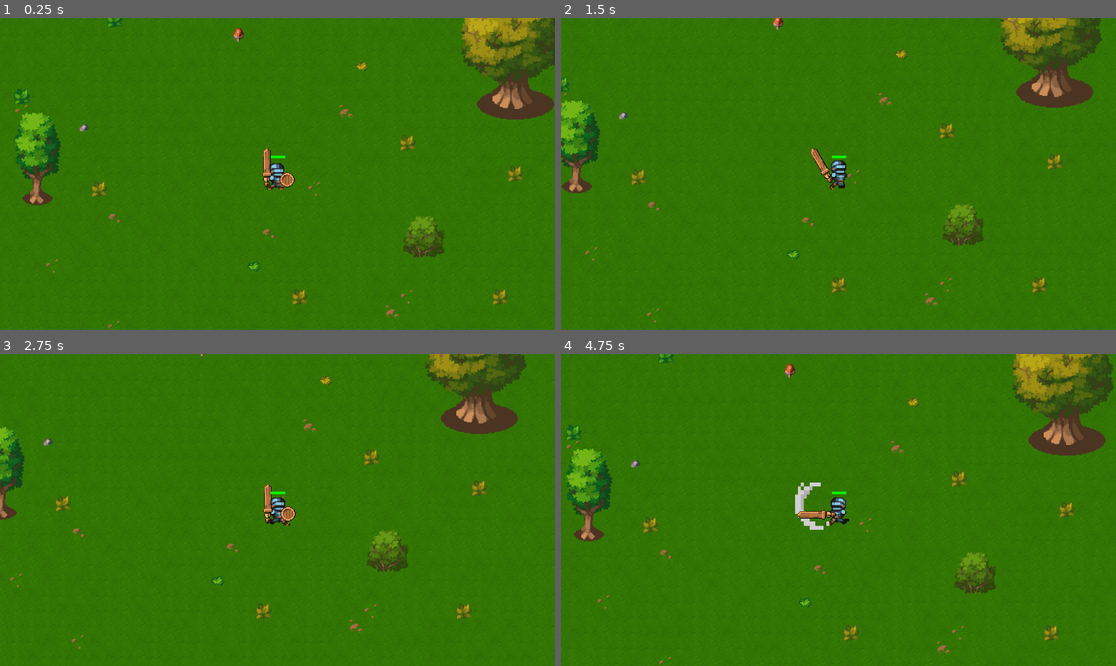
Above: before the commit, frames 1-4 (two rows, left to right).
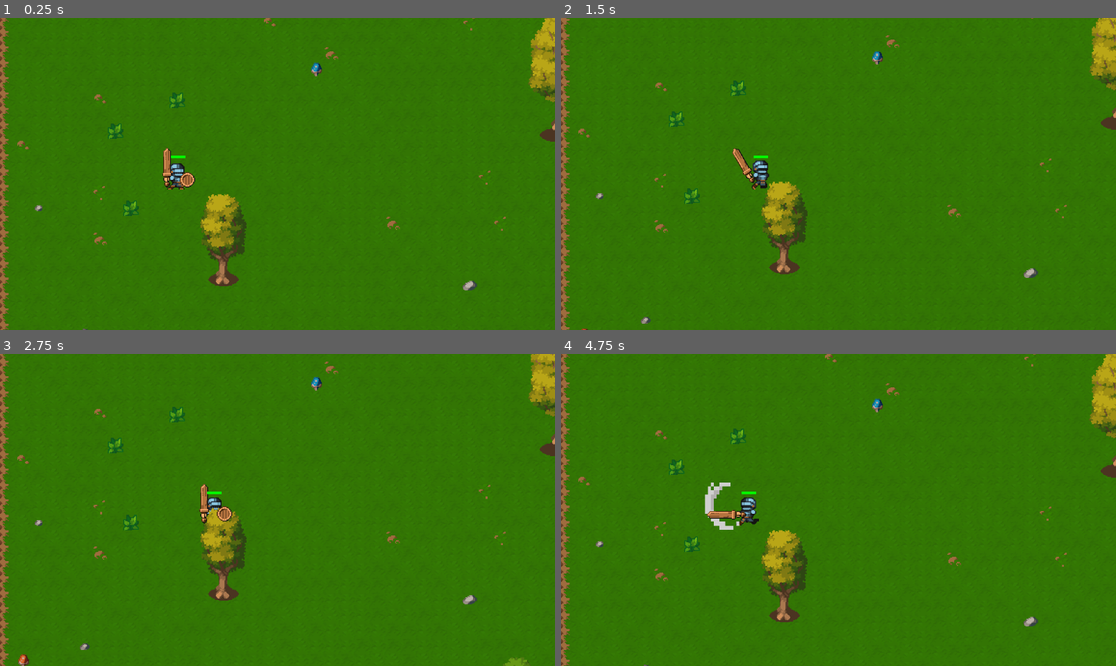
Above: after the commit, the same moments.

Repository: danielrc14/godot-web-game
Game: Godot game, scene res://scenes/main.tscn
The game is run twice, just before and just after one commit, with the same random seed, the same clock (stepped at 60 frames per second) and the same inputs.
Inputs (mouse positions are in pixels of both pictures, inside the frame that each line leads up to):
- Up to frame 1 (0.25 s): no input
- Up to frame 2 (1.5 s): move the mouse to (960, 158) at 0.52 s; hold D (move_right) 0.53-1.28 s; click (960, 158) at 0.6 s; move the mouse to (727, 189) at 1.27 s; hold S (move_down) from 1.28 s (still down); click (727, 189) at 1.35 s
- Up to frame 3 (2.75 s): move the mouse to (333, 441) at 2.02 s; release S (move_down) at 2.03 s; hold D (move_right) from 2.03 s (still down); click (333, 441) at 2.1 s
- Up to frame 4 (4.75 s): move the mouse to (810, 572) at 2.77 s; release D (move_right) at 2.78 s; hold W (move_up) 2.78-3.53 s; click (810, 572) at 2.85 s; move the mouse to (1005, 556) at 3.52 s; hold A (move_left) from 3.53 s (still down); click (1005, 556) at 3.6 s; move the mouse to (672, 463) at 4.27 s; click (672, 463) at 4.35 s

The runs differ from the first frame. In frame 1, 12% of the frame differs, in the area x 0-100%, y 0-100%; in frame 2, 11%; in frame 3, 9.9%; in frame 4, 13%.

Commit message:
add: synchronize players and movement

Diff:
--- /dev/null
+++ b/resources/sprite_frames/enemies/regular_skeleton.tres
@@ -0,0 +1,169 @@
+[gd_resource type="SpriteFrames" load_steps=22 format=3 uid="uid://rhp4ihvlqsdb"]
+
+[ext_resource type="Texture2D" uid="uid://bkwlnk8hnc7l2" path="res://textures/Enemy/Skeleton Crew/Skeleton - Base/Death/Death-Sheet.png" id="1_21m8o"]
+[ext_resource type="Texture2D" uid="uid://onme7bixhll0" path="res://textures/Enemy/Skeleton Crew/Skeleton - Base/Idle/Idle-Sheet.png" id="2_msisx"]
+[ext_resource type="Texture2D" uid="uid://cpco757tsbs14" path="res://textures/Enemy/Skeleton Crew/Skeleton - Base/Run/Run-Sheet.png" id="3_uky6c"]
+
+[sub_resource type="AtlasTexture" id="AtlasTexture_vk5bo"]
+atlas = ExtResource("1_21m8o")
+region = Rect2(0, 32, 96, 32)
+
+[sub_resource type="AtlasTexture" id="AtlasTexture_3mgv1"]
+atlas = ExtResource("1_21m8o")
+region = Rect2(96, 32, 96, 32)
+
+[sub_resource type="AtlasTexture" id="AtlasTexture_sdk7l"]
+atlas = ExtResource("1_21m8o")
+region = Rect2(192, 32, 96, 32)
+
+[sub_resource type="AtlasTexture" id="AtlasTexture_vtmi0"]
+atlas = ExtResource("1_21m8o")
+region = Rect2(288, 32, 96, 32)
+
+[sub_resource type="AtlasTexture" id="AtlasTexture_higek"]
+atlas = ExtResource("1_21m8o")
+region = Rect2(384, 32, 96, 32)
+
+[sub_resource type="AtlasTexture" id="AtlasTexture_7ighu"]
+atlas = ExtResource("1_21m8o")
+region = Rect2(480, 32, 96, 32)
+
+[sub_resource type="AtlasTexture" id="AtlasTexture_cm1nh"]
+atlas = ExtResource("1_21m8o")
+region = Rect2(576, 32, 96, 32)
+
+[sub_resource type="AtlasTexture" id="AtlasTexture_2ohrg"]
+atlas = ExtResource("1_21m8o")
+region = Rect2(672, 32, 96, 32)
+
+[sub_resource type="AtlasTexture" id="AtlasTexture_2pini"]
+atlas = ExtResource("2_msisx")
+region = Rect2(0, 0, 32, 32)
+
+[sub_resource type="AtlasTexture" id="AtlasTexture_ppnwy"]
+atlas = ExtResource("2_msisx")
+region = Rect2(32, 0, 32, 32)
+
+[sub_resource type="AtlasTexture" id="AtlasTexture_3slbo"]
+atlas = ExtResource("2_msisx")
+region = Rect2(64, 0, 32, 32)
+
+[sub_resource type="AtlasTexture" id="AtlasTexture_72r47"]
+atlas = ExtResource("2_msisx")
+region = Rect2(96, 0, 32, 32)
+
+[sub_resource type="AtlasTexture" id="AtlasTexture_f4cwn"]
+atlas = ExtResource("3_uky6c")
+region = Rect2(16, 32, 32, 32)
+
+[sub_resource type="AtlasTexture" id="AtlasTexture_73ui4"]
+atlas = ExtResource("3_uky6c")
+region = Rect2(80, 32, 32, 32)
+
+[sub_resource type="AtlasTexture" id="AtlasTexture_4wtyi"]
+atlas = ExtResource("3_uky6c")
+region = Rect2(144, 32, 32, 32)
+
+[sub_resource type="AtlasTexture" id="AtlasTexture_6g7o3"]
+atlas = ExtResource("3_uky6c")
+region = Rect2(208, 32, 32, 32)
+
+[sub_resource type="AtlasTexture" id="AtlasTexture_o4x46"]
+atlas = ExtResource("3_uky6c")
+region = Rect2(272, 32, 32, 32)
+
+[sub_resource type="AtlasTexture" id="AtlasTexture_sjh05"]
+atlas = ExtResource("3_uky6c")
+region = Rect2(336, 32, 32, 32)
+
+[resource]
+animations = [{
+"frames": [{
+"duration": 1.0,
+"texture": SubResource("AtlasTexture_vk5bo")
+}, {
+"duration": 1.0,
+"texture": SubResource("AtlasTexture_3mgv1")
+}, {
+"duration": 1.0,
+"texture": SubResource("AtlasTexture_sdk7l")
+}, {
+"duration": 1.0,
+"texture": SubResource("AtlasTexture_vtmi0")
+}, {
+"duration": 1.0,
+"texture": SubResource("AtlasTexture_higek")
+}, {
+"duration": 1.0,
+"texture": SubResource("AtlasTexture_7ighu")
+}, {
+"duration": 1.0,
+"texture": SubResource("AtlasTexture_cm1nh")
+}, {
+"duration": 1.0,
+"texture": SubResource("AtlasTexture_2ohrg")
+}],
+"loop": true,
+"name": &"death",
+"speed": 5.0
+}, {
+"frames": [{
+"duration": 1.0,
+"texture": SubResource("AtlasTexture_2pini")
+}, {
+"duration": 1.0,
+"texture": SubResource("AtlasTexture_ppnwy")
+}, {
+"duration": 1.0,
+"texture": SubResource("AtlasTexture_3slbo")
+}, {
+"duration": 1.0,
+"texture": SubResource("AtlasTexture_72r47")
+}],
+"loop": true,
+"name": &"idle",
+"speed": 5.0
+}, {
+"frames": [{
+"duration": 1.0,
+"texture": SubResource("AtlasTexture_f4cwn")
+}, {
+"duration": 1.0,
+"texture": SubResource("AtlasTexture_73ui4")
+}, {
+"duration": 1.0,
+"texture": SubResource("AtlasTexture_4wtyi")
+}, {
+"duration": 1.0,
+"texture": SubResource("AtlasTexture_6g7o3")
+}, {
+"duration": 1.0,
+"texture": SubResource("AtlasTexture_o4x46")
+}, {
+"duration": 1.0,
+"texture": SubResource("AtlasTexture_sjh05")
+}],
+"loop": true,
+"name": &"run",
+"speed": 5.0
+}, {
+"frames": [{
+"duration": 1.0,
+"texture": SubResource("AtlasTexture_2pini")
+}, {
+"duration": 1.0,
+"texture": SubResource("AtlasTexture_4wtyi")
+}, {
+"duration": 1.0,
+"texture": SubResource("AtlasTexture_sjh05")
+}, {
+"duration": 1.0,
+"texture": SubResource("AtlasTexture_f4cwn")
+}, {
+"duration": 1.0,
+"texture": SubResource("AtlasTexture_4wtyi")
+}],
+"loop": true,
+"name": &"slash",
+"speed": 5.0
+}]
--- a/scenes/characters/character.gd
+++ b/scenes/characters/character.gd
@@ -58,7 +58,7 @@
 		queue_free()
 
 func _on_hurt_area_area_entered(area):
-	if self.name != area.get_parent().get_parent().name and area.name == "HitArea":
+	if self.scene_file_path != area.get_parent().get_parent().scene_file_path and area.name == "HitArea":
 		$AnimationPlayer.play("hit")
 		hp -= 10
 		$HealthBar.set_value_no_signal(hp)
--- a/scenes/characters/player.gd
+++ b/scenes/characters/player.gd
@@ -1,36 +1,53 @@
 extends Character
 signal camera_shake
+signal player_moved(player_id, velocity_vector, previous_x, previous_y)
+signal player_attacked
 
 @export var max_player_hp: int = 50
+var is_remote_player = false
+var player_id: int
+var player_velocity_vector = Vector2.ZERO
 
 func _ready():
 	super()
 	max_hp = max_player_hp
+	if is_remote_player:
+		remove_child($Camera)
+	else:
+		$Body/HitArea.area_entered.connect(_on_hit_area_area_entered)
+
 
 func handle_inputs(delta):
 	if can_act():
-		var velocity_vector = Vector2.ZERO # The player's movement vector.
+		player_velocity_vector = Vector2.ZERO
 		if Input.is_action_pressed("move_right"):
-			velocity_vector.x += 1
+			player_velocity_vector.x += 1
 		if Input.is_action_pressed("move_left"):
-			velocity_vector.x -= 1
+			player_velocity_vector.x -= 1
 		if Input.is_action_pressed("move_down"):
-			velocity_vector.y += 1
+			player_velocity_vector.y += 1
 		if Input.is_action_pressed("move_up"):
-			velocity_vector.y -= 1
-		move(velocity_vector, delta)
+			player_velocity_vector.y -= 1
+		var previous_x = position.x
+		var previous_y = position.y
+		move(player_velocity_vector, delta)
+		player_moved.emit(player_id, player_velocity_vector, previous_x, previous_y)
 
 		if Input.is_action_just_pressed("attack"):
 			attack()
 
 func _physics_process(delta):
-	handle_inputs(delta)
+	if is_remote_player:
+		if can_act():
+			move(player_velocity_vector, delta)
+	else:
+		handle_inputs(delta)
 
 func _on_hit_area_area_entered(area):
-	if self.name != area.get_parent().get_parent().name and area.name == "HurtArea":
+	if self.scene_file_path != area.get_parent().get_parent().scene_file_path and area.name == "HurtArea":
 		camera_shake.emit()
 
 func _on_hurt_area_area_entered(area):
 	super(area)
-	if self.name != area.get_parent().get_parent().name and area.name == "HitArea":
+	if !is_remote_player and self.name != area.get_parent().get_parent().name and area.name == "HitArea":
 		camera_shake.emit()
--- a/scenes/characters/player.tscn
+++ b/scenes/characters/player.tscn
@@ -11,6 +11,7 @@
 shader_parameter/hit_opacity = 0.0
 
 [node name="Player" instance=ExtResource("1_v8f4j")]
+collision_layer = 128
 script = ExtResource("1_if7uv")
 max_player_hp = 50
 
@@ -36,4 +37,3 @@
 randomStrength = 20.0
 
 [connection signal="camera_shake" from="." to="Camera" method="_on_player_camera_shake"]
-[connection signal="area_entered" from="Body/HitArea" to="." method="_on_hit_area_area_entered"]
--- a/scenes/main.tscn
+++ b/scenes/main.tscn
@@ -1,28 +1,22 @@
-[gd_scene load_steps=14 format=3 uid="uid://dejgpf2h61b5k"]
+[gd_scene load_steps=12 format=3 uid="uid://dejgpf2h61b5k"]
 
-[ext_resource type="PackedScene" uid="uid://ch833dgps0ado" path="res://scenes/characters/player.tscn" id="1_bcru2"]
-[ext_resource type="PackedScene" uid="uid://ow6e37c1x512" path="res://scenes/weapons/wood/wooden_sword.tscn" id="2_3syp7"]
 [ext_resource type="PackedScene" uid="uid://0kvi2eatm2dy" path="res://scenes/characters/enemy.tscn" id="2_d7o8x"]
-[ext_resource type="PackedScene" uid="uid://8guxak71bdbo" path="res://scenes/weapons/wood/wooden_round_shield.tscn" id="3_gcqtt"]
 [ext_resource type="PackedScene" uid="uid://bnpilkhra4kju" path="res://scenes/weapons/bone/bone_sword.tscn" id="5_ekkyr"]
 [ext_resource type="PackedScene" uid="uid://65wlrbyedilu" path="res://scenes/weapons/bone/bone_club.tscn" id="5_jfgcv"]
 [ext_resource type="PackedScene" uid="uid://bxyiajkasowfo" path="res://scenes/weapons/bone/bone_round_shield.tscn" id="6_jsv0d"]
-[ext_resource type="SpriteFrames" uid="uid://rhp4ihvlqsdb" path="res://resources/sprite_frames/enemies/regular skeleton.tres" id="7_fiv8a"]
+[ext_resource type="SpriteFrames" uid="uid://rhp4ihvlqsdb" path="res://resources/sprite_frames/enemies/regular_skeleton.tres" id="7_fiv8a"]
 [ext_resource type="PackedScene" uid="uid://kv3flfcx4tkv" path="res://scenes/weapons/bone/bone_heavy_shield.tscn" id="8_fav25"]
 [ext_resource type="SpriteFrames" uid="uid://cncrhce2o3rti" path="res://resources/sprite_frames/enemies/warrior_orc.tres" id="8_q2118"]
 [ext_resource type="SpriteFrames" uid="uid://bvjpmj7s4ilrx" path="res://resources/sprite_frames/enemies/regular_orc.tres" id="9_rcbi5"]
 [ext_resource type="PackedScene" uid="uid://npommg1a0mea" path="res://scenes/weapons/bone/bone_dagger.tscn" id="10_h47hm"]
 [ext_resource type="PackedScene" uid="uid://qb7qggjr7m25" path="res://scenes/Levels/woods_level.tscn" id="13_8lsl7"]
+[ext_resource type="Script" path="res://scenes/network.gd" id="14_swmcw"]
 
 [node name="Main" type="Node2D"]
 scale = Vector2(2, 2)
 
-[node name="Player" parent="." instance=ExtResource("1_bcru2")]
-position = Vector2(369, 1352.5)
-scale = Vector2(1, 1)
-motion_mode = 1
-left_weapon_class = ExtResource("2_3syp7")
-right_weapon_class = ExtResource("3_gcqtt")
+[node name="Network" type="Node" parent="."]
+script = ExtResource("14_swmcw")
 
 [node name="Enemy" parent="." instance=ExtResource("2_d7o8x")]
 position = Vector2(883, 161)
--- /dev/null
+++ b/scenes/network.gd
@@ -0,0 +1,66 @@
+extends Node
+
+var IP_ADDRESS = 'localhost'
+var PORT = 8000
+var local_player: Node
+var remote_players = {}
+
+
+# Called when the node enters the scene tree for the first time.
+func _ready():
+	var peer = ENetMultiplayerPeer.new()
+	multiplayer.connection_failed.connect(_on_peer_connection_failed)
+	peer.create_client(IP_ADDRESS, PORT)
+	multiplayer.multiplayer_peer = peer
+	create_player(false, multiplayer.get_unique_id())
+	local_player.player_moved.connect(_on_player_moved)
+
+
+func create_player(is_remote_player, player_id):
+	var player_node;
+	player_node = load("res://scenes/characters/player.tscn").instantiate()
+	player_node.is_remote_player = is_remote_player
+	player_node.player_id = player_id
+	if is_remote_player:
+		player_node.left_weapon_class = load("res://scenes/weapons/wood/wooden_axe.tscn")
+	else:
+		player_node.left_weapon_class = load("res://scenes/weapons/wood/wooden_sword.tscn")
+	player_node.right_weapon_class = load("res://scenes/weapons/wood/wooden_round_shield.tscn")
+	player_node.sprite_frames = load("res://resources/sprite_frames/player/knight.tres")
+	player_node.position.x = 369
+	player_node.position.y = 1352.5
+	add_child(player_node)
+
+	if is_remote_player:
+		remote_players[player_id] = player_node
+	else:
+		local_player = player_node
+
+
+func _on_peer_connection_failed():
+	print("shit")
+
+
+func _on_player_moved(player_id, velocity_vector, previous_x, previous_y):
+	update_player_movement.rpc(player_id, velocity_vector, previous_x, previous_y)
+
+
+@rpc("authority", "call_remote", "reliable", 0)
+func create_new_player(player_id):
+	if str(player_id) != str(multiplayer.get_unique_id()):
+		create_player(true, player_id)
+
+@rpc("authority", "call_remote", "reliable", 0)
+func create_existing_players(incoming_player_id, players_ids):
+	if multiplayer.get_unique_id() == incoming_player_id:
+		for player_id in players_ids:
+			if str(player_id) != str(multiplayer.get_unique_id()):
+				create_player(true, player_id)
+
+
+@rpc("any_peer", "call_remote", "unreliable", 0)
+func update_player_movement(player_id, velocity_vector, previous_x, previous_y):
+	if remote_players.has(player_id):
+		remote_players[player_id].position.x = previous_x
+		remote_players[player_id].position.y = previous_y
+		remote_players[player_id].player_velocity_vector = velocity_vector
